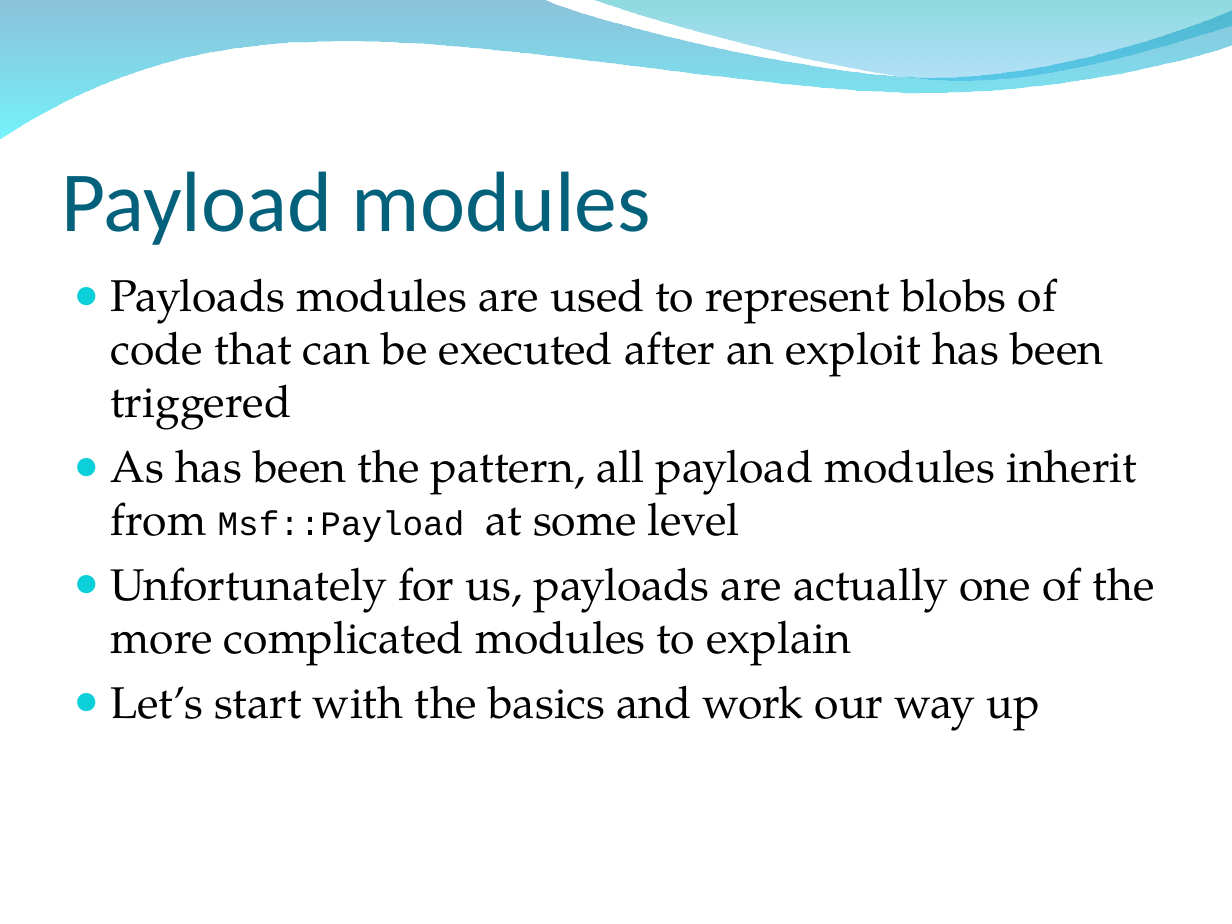
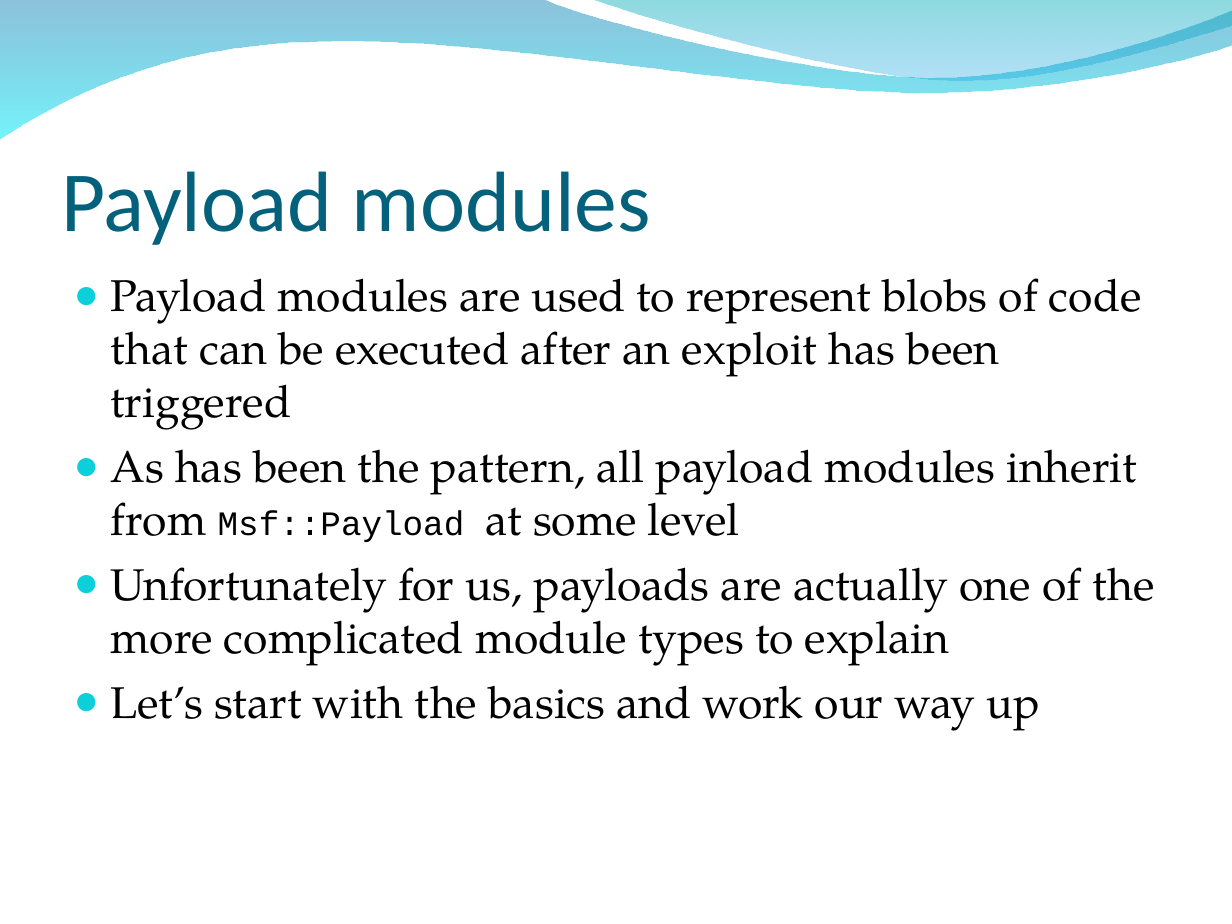
Before and after one commit to bedestall5/metasploit-framework, a slide deck: slide 194 of dev/materials/msf3_internals_training/slides/bh_training_deck.ppt. Drawn at 1232x924 pixels with LibreOffice and Linux fonts; fonts in the diff are those of the drawing; background and template pictures are left out. Boxes give left, top, right and bottom in pixels: in the first picture for what was removed or moved away, otherwise in the second. Text is boxed around its words. In the diff, an @@ line names an element or a change of style, - is before the commit and + after.

```diff
--- a/dev/materials/msf3_internals_training/slides/bh_training_deck.ppt
+++ b/dev/materials/msf3_internals_training/slides/bh_training_deck.ppt
@@ text at <box>110,278,1142,430</box>: text changed @@
-● Payloads modules are used to represent blobs of code that can be executed after an exploit has been triggered
+● Payload modules are used to represent blobs of code that can be executed after an exploit has been triggered
@@ text at <box>110,567,1154,666</box>: text changed @@
-● Unfortunately for us, payloads are actually one of the more complicated modules to explain
+● Unfortunately for us, payloads are actually one of the more complicated module types to explain
```
Also in this commit, not shown: 5 other slides changed, 22 slides added, 4 slides removed.
